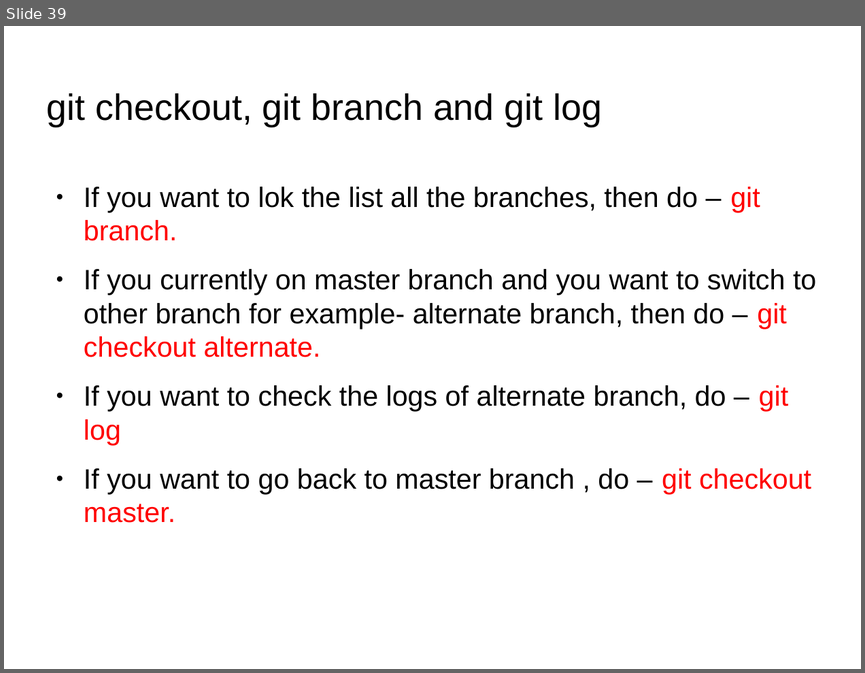
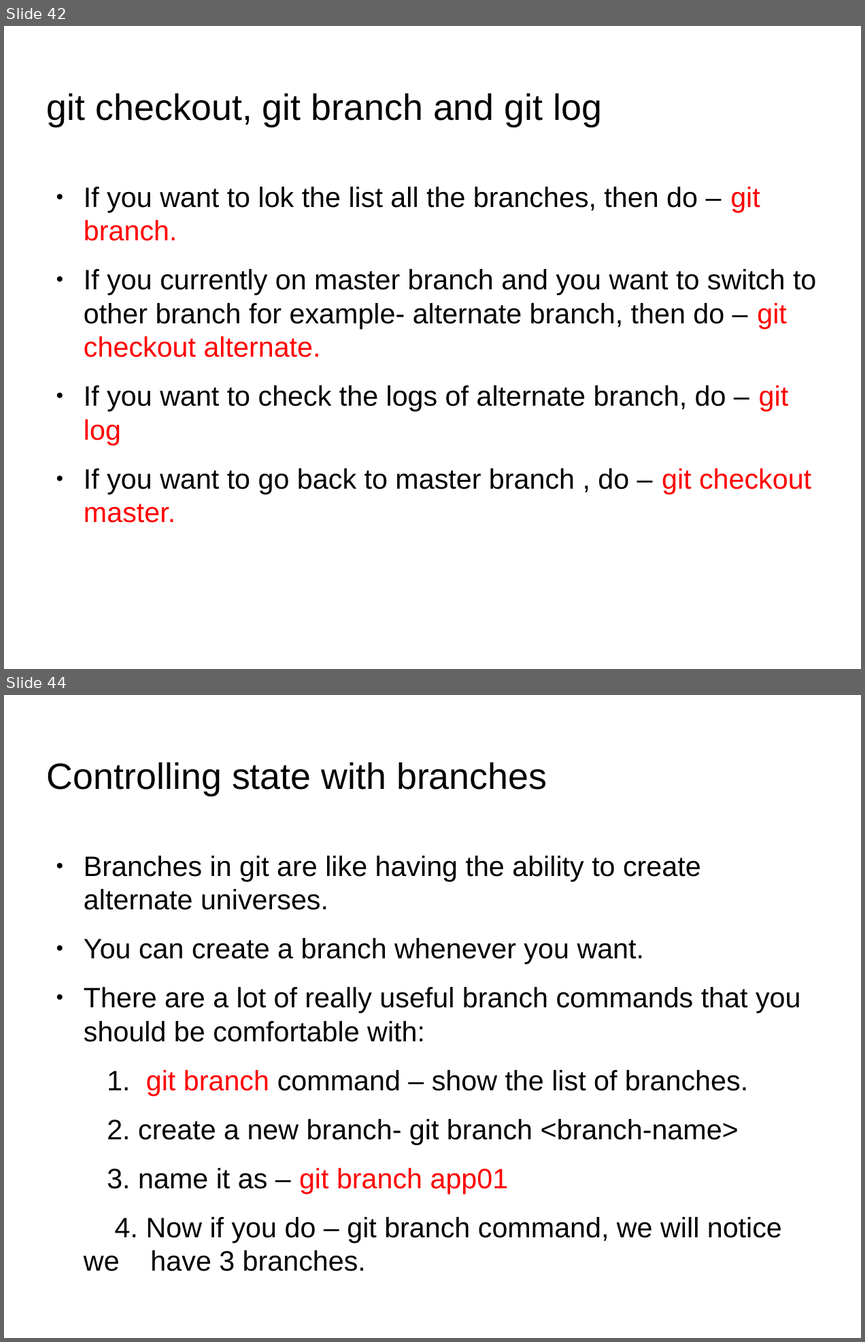
Before and after one commit to anumsh/Learning-Git-and-Github, a slide deck: git_and_GitHub.odp. Shown one above the other, each under a label of ours: slide 39 before the commit, slides 42 and 44 after it; the slides between them are not shown. The pictures are 865x673 and 865x1342 pixels, drawn with LibreOffice and Linux fonts; fonts in the diff are those of the drawing; background and template pictures are left out. Boxes give left, top, right and bottom in pixels: in the first picture for what was removed or moved away, otherwise in the second. Text is boxed around its words. In the diff, an @@ line names an element or a change of style, - is before the commit and + after.

Commit message:
feat: Merging, renaming and deleting the branch

```diff
--- a/git_and_GitHub.odp
+++ b/git_and_GitHub.odp
@@ slide 44 added at (x1=4, y1=695, x2=861, y2=1338), background picture (left out) @@
@@ title added at (x1=47, y1=762, x2=547, y2=796), 33.9 pt, text #000000 @@
+Controlling state with branches
@@ text added at (x1=84, y1=855, x2=801, y2=1271), 26 pt, text #000000 @@
+● Branches in git are like having the ability to create alternate universes.
+● You can create a branch whenever you want.
+● There are a lot of really useful branch commands that you should be comfortable with:
+1. git branch command – show the list of branches.
+2. create a new branch- git branch <branch-name>
+3. name it as – git branch app01
+4. Now if you do – git branch command, we will notice we have 3 branches.
@@ what was slide 39 is now slide 42 @@
```
Also in this commit, not shown: 1 slide changed, 14 other slides added, 8 other files.
